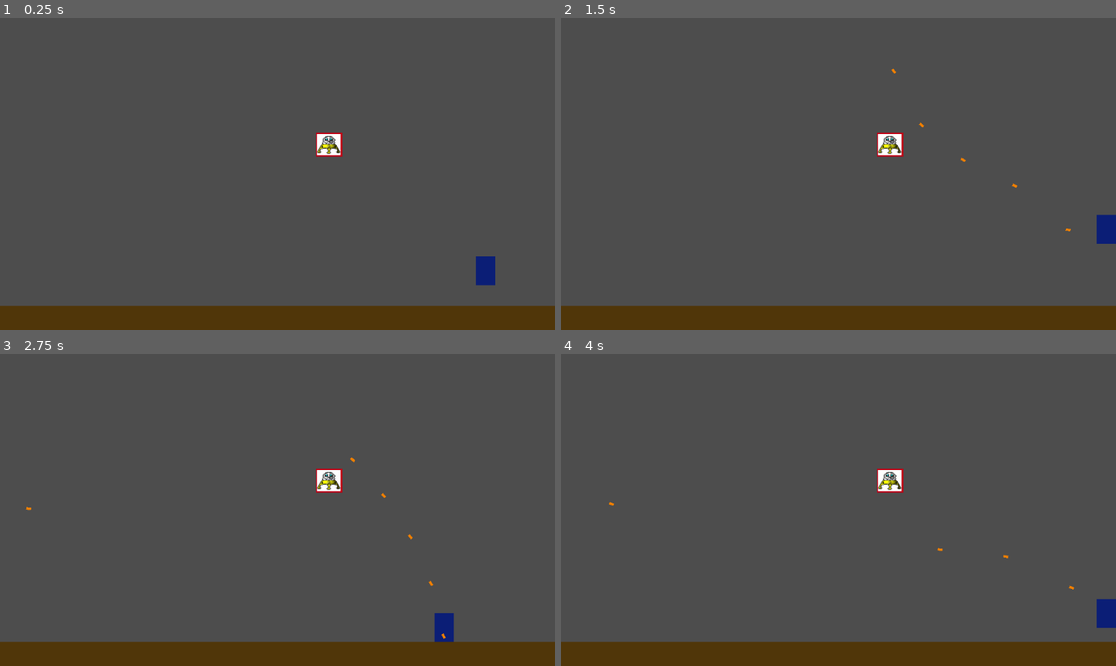
Above: before the commit, frames 1-4 (two rows, left to right).
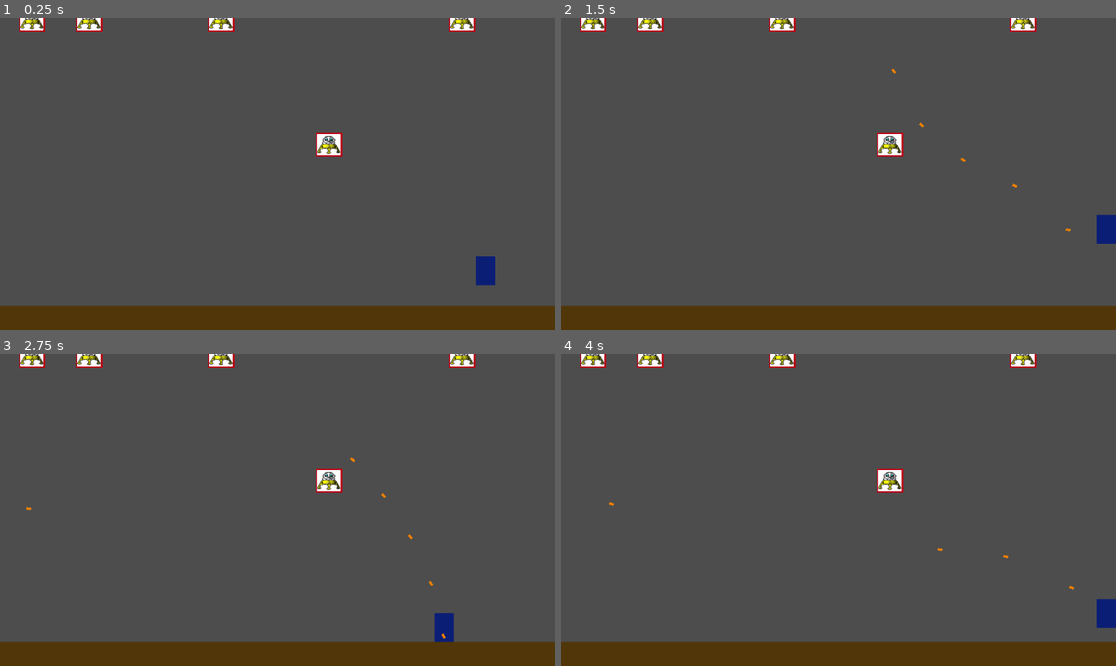
Above: after the commit, the same moments.

Repository: engfelipelacerda/moon-conquerors
Game: Godot game, scene res://scenes/Main.tscn
Same seed, same stepped clock (60 frames per second), same inputs: the game is played once before the commit and once after it.
Inputs (mouse positions are in pixels of both pictures, inside the frame that each line leads up to):
- Up to frame 1 (0.25 s): no input
- Up to frame 2 (1.5 s): move the mouse to (960, 158) at 0.52 s; press the mouse at (960, 158) at 0.53 s; hold Right (ui_right) from 0.53 s (still down); tap Space (ui_accept) at 0.77 s; move the mouse to (727, 189) at 1.27 s; release the mouse at (727, 189) at 1.28 s; click (727, 189) at 1.35 s
- Up to frame 3 (2.75 s): tap Space (ui_accept) at 1.52 s; move the mouse to (333, 441) at 2.02 s; release Right (ui_right) at 2.03 s; press the mouse at (333, 441) at 2.03 s; hold Left (ui_left) from 2.03 s (still down)
- Up to frame 4 (4 s): move the mouse to (810, 572) at 2.77 s; release Left (ui_left) at 2.78 s; release the mouse at (810, 572) at 2.78 s; hold Right (ui_right) from 2.78 s (still down); click (810, 572) at 2.85 s; tap Space (ui_accept) at 3.02, 3.77 s; move the mouse to (1005, 556) at 3.52 s; press the mouse at (1005, 556) at 3.53 s

The runs differ from the first frame. In frame 1, 0.8% of the frame differs, in the area x 3-86%, y 0-5%; in frame 2, 0.8%; in frame 3, 0.8%; in frame 4, 0.8%.
Error in both runs: Invalid assignment of property or key 'player' with value of type 'CharacterBody2D (Player.gd)' on a base object of type 'Nil'. (res://scripts/Player.gd:12)

Commit message:
Feature: Adding LM Enemy Spawner

Diff:
--- a/project.godot
+++ b/project.godot
@@ -48,6 +48,14 @@
 ]
 }
 
+[layer_names]
+
+2d_physics/layer_1="Player"
+2d_physics/layer_2="Enemy"
+2d_physics/layer_3="PlayerBullet"
+2d_physics/layer_4="EnemyBullet"
+2d_physics/layer_5="World"
+
 [physics]
 
 3d/physics_engine="Jolt Physics"
--- a/scenes/Enemy.tscn
+++ b/scenes/Enemy.tscn
@@ -5,13 +5,13 @@
 [ext_resource type="Script" uid="uid://obpvb883xxxf" path="res://scripts/enemy_movement.gd" id="3_5wwv6"]
 
 [sub_resource type="CircleShape2D" id="CircleShape2D_mpr68"]
+radius = 27.0
 
 [node name="Enemy" type="CharacterBody2D" unique_id=1592035946 node_paths=PackedStringArray("enemy_movement")]
 script = ExtResource("1_mpr68")
 enemy_movement = NodePath("enemy-movement")
 
 [node name="CollisionShape2D" type="CollisionShape2D" parent="." unique_id=521729956]
-visible = false
 position = Vector2(7, 4)
 shape = SubResource("CircleShape2D_mpr68")
 
--- a/scenes/Main.tscn
+++ b/scenes/Main.tscn
@@ -1,7 +1,8 @@
 [gd_scene format=3 uid="uid://cou51dfsfd44o"]
 
 [ext_resource type="PackedScene" uid="uid://b54ut8v36ehl0" path="res://scenes/Player.tscn" id="1_elqb8"]
-[ext_resource type="Script" uid="uid://eqxwyox4o8vl" path="res://scripts/Game.gd" id="1_vcsgt"]
+[ext_resource type="Script" uid="uid://cxnwsh2ap5eg7" path="res://scripts/Game.gd" id="1_vcsgt"]
+[ext_resource type="Script" uid="uid://dbqdxcpxibqm3" path="res://scripts/lm_enemy_spawn.gd" id="4_rarhs"]
 [ext_resource type="PackedScene" uid="uid://bijdlicagh0xt" path="res://scenes/Enemy.tscn" id="5_vcsgt"]
 
 [sub_resource type="RectangleShape2D" id="RectangleShape2D_qnwvq"]
@@ -43,3 +44,7 @@
 
 [node name="Enemy" parent="." unique_id=1824610519 instance=ExtResource("5_vcsgt")]
 position = Vector2(676, 259)
+
+[node name="lm_enemy_spawn" type="Node2D" parent="." unique_id=714785751]
+position = Vector2(1153, 0)
+script = ExtResource("4_rarhs")
--- /dev/null
+++ b/scripts/lm_enemy_spawn.gd
@@ -0,0 +1,31 @@
+extends Node2D
+
+@export var max_amount_enemies:int = 5
+@export var min_x_position:float = 0
+@export var max_x_position:float = 1153.0
+
+var lm_enemy = preload("res://scenes/Enemy.tscn")
+
+# Called when the node enters the scene tree for the first time.
+func _ready() -> void:
+	pass # Replace with function body.
+
+
+# Called every frame. 'delta' is the elapsed time since the previous frame.
+func _process(delta: float) -> void:
+	var lm_enemies = get_tree().get_nodes_in_group("lm_enemies")
+
+	if lm_enemies.size() < 5:
+		spawn_enemy()
+
+func spawn_enemy():
+	var enemy = lm_enemy.instantiate()
+	get_parent().add_child(enemy)
+	enemy.global_position = get_random_spawn_point()
+
+
+func get_random_spawn_point() -> Vector2:
+	var point = Vector2.ZERO
+	point.y = global_position.y
+	point.x = min_x_position + (max_x_position-min_x_position)*randf()
+	return point
